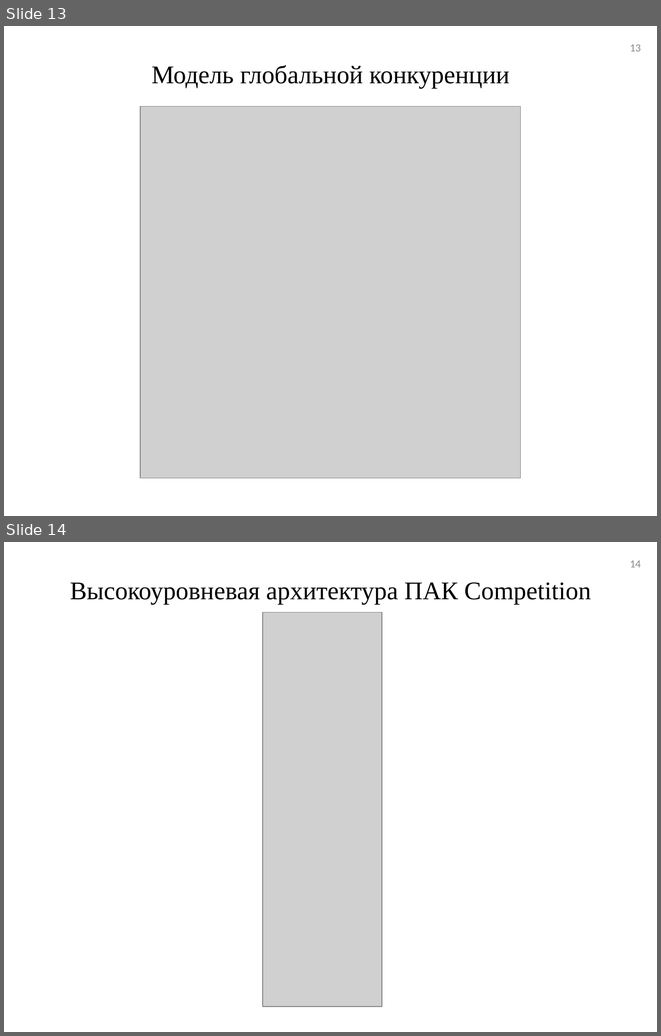
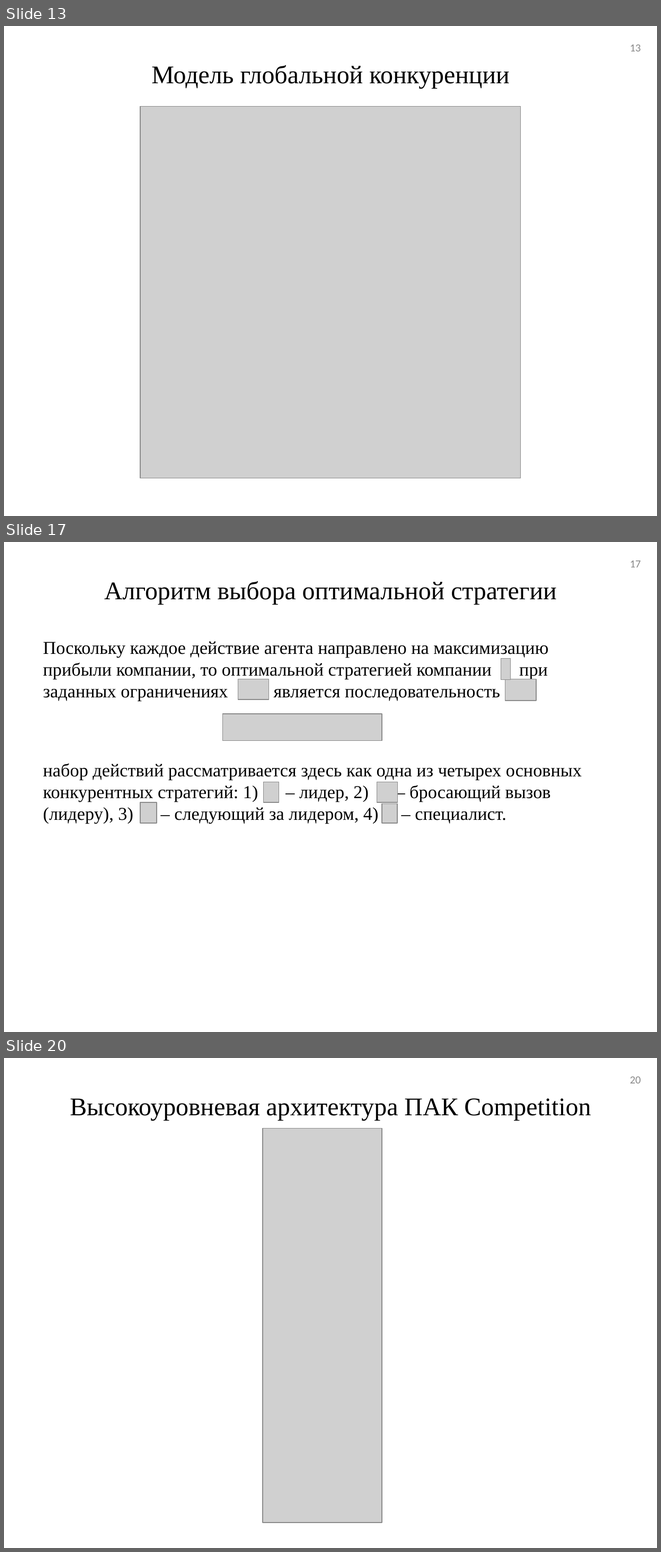
Before and after one commit to tehdoorsareopen/science, a slide deck: Предзащита/Презентация/Презентация_v01.ppt. Shown one above the other, each under a label of ours: slides 13 and 14 before the commit, slides 13, 17 and 20 after it; the slides between them are not shown. The pictures are 661x1036 and 661x1552 pixels, drawn with LibreOffice and Linux fonts; fonts in the diff are those of the drawing; grey boxes stand for pictures. Boxes give left, top, right and bottom in pixels: in the first picture for what was removed or moved away, otherwise in the second. Text is boxed around its words. In the diff, an @@ line names an element or a change of style, - is before the commit and + after.

```diff
--- a/Предзащита/Презентация/Презентация_v01.ppt
+++ b/Предзащита/Презентация/Презентация_v01.ppt
@@ slide 17 added at (x1=4, y1=542, x2=657, y2=1032), background #FFFFFF @@
@@ page number added at (x1=630, y1=561, x2=641, y2=567), 12 pt, text #898989 @@
+17
@@ title added at (x1=104, y1=581, x2=557, y2=605), 28 pt, text #000000 @@
+Алгоритм выбора оптимальной стратегии
@@ text added at (x1=43, y1=641, x2=582, y2=823), 20 pt, text #000000 @@
+Поскольку каждое действие агента направлено на максимизацию прибыли компании, то оптимальной стратегией компании при заданных ограничениях является последовательность
+набор действий рассматривается здесь как одна из четырех основных конкурентных стратегий: 1) – лидер, 2) – бросающий вызов (лидеру), 3) – следующий за лидером, 4) – специалист.
@@ picture added at (x1=501, y1=658, x2=511, y2=680) @@
@@ picture added at (x1=238, y1=679, x2=268, y2=700) @@
@@ picture added at (x1=505, y1=679, x2=536, y2=700) @@
@@ picture added at (x1=223, y1=714, x2=382, y2=741) @@
@@ picture added at (x1=264, y1=782, x2=280, y2=803) @@
@@ picture added at (x1=377, y1=782, x2=398, y2=802) @@
@@ picture added at (x1=140, y1=803, x2=157, y2=823) @@
@@ picture added at (x1=382, y1=804, x2=398, y2=823) @@
@@ what was slide 14 is now slide 20 @@
@@ page number at (x1=630, y1=1077, x2=641, y2=1083): text changed @@
-14
+20
```
Also in this commit, not shown: 6 other slides added, 1 slide removed, 1 other file.
